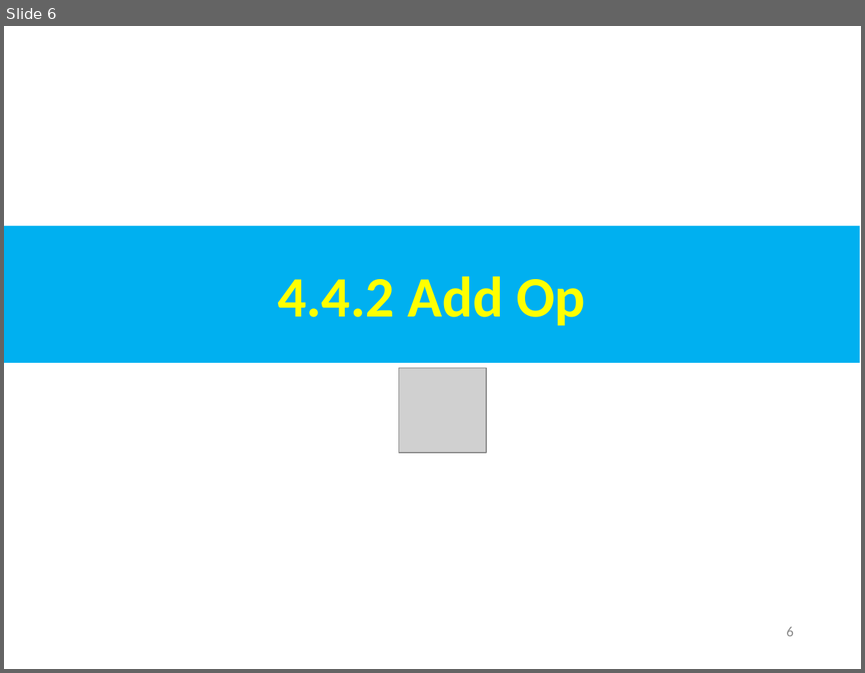
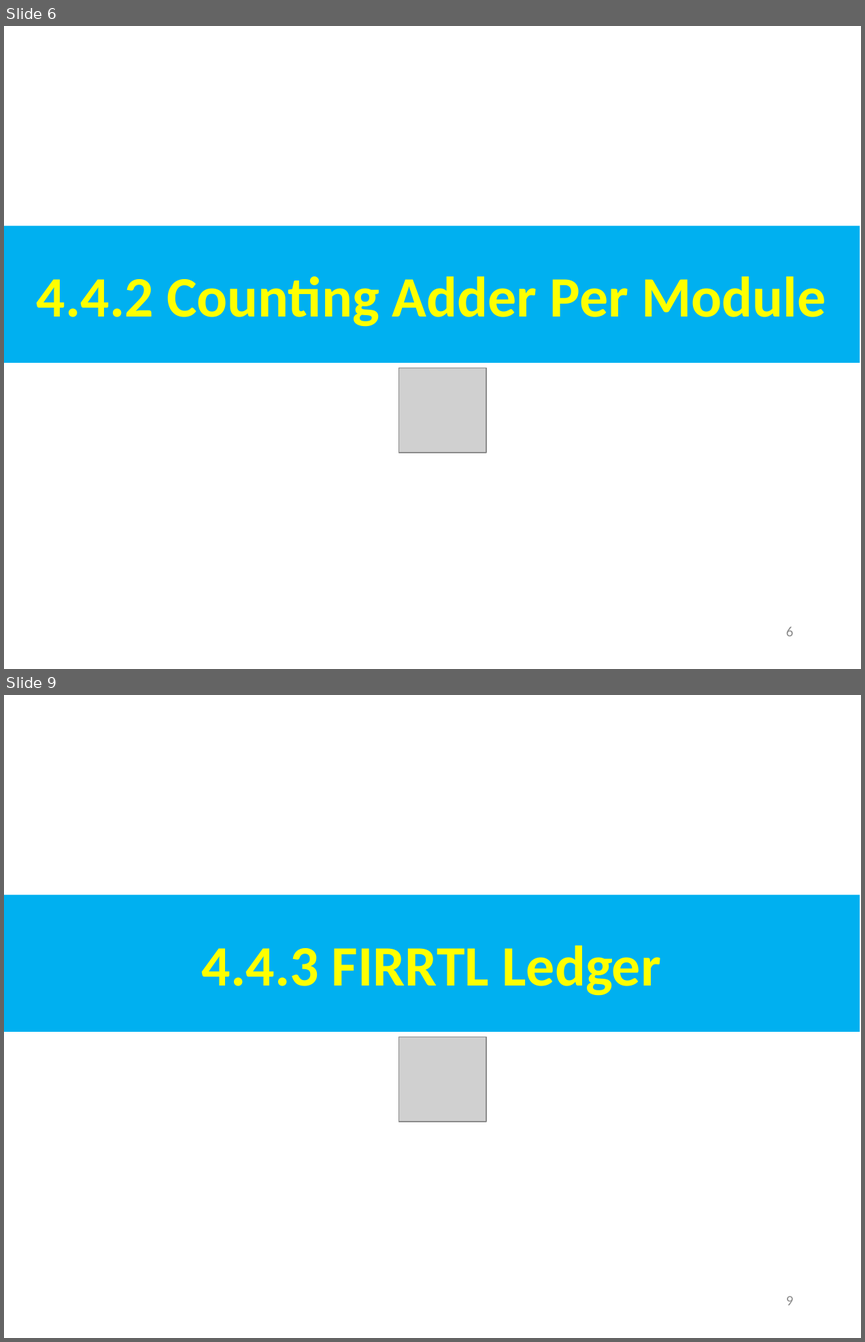
Before and after one commit to peterhchen/AIU_CS800_Chisel, a slide deck: 300_UCB_BC/004.4_Add_Op/000_Video/004.4_Add_Op.ppt. Shown one above the other, each under a label of ours: slide 6 before the commit, slides 6 and 9 after it; the slides between them are not shown. The pictures are 865x673 and 865x1342 pixels, drawn with LibreOffice and Linux fonts; fonts in the diff are those of the drawing; grey boxes stand for pictures. Boxes give left, top, right and bottom in pixels: in the first picture for what was removed or moved away, otherwise in the second. Text is boxed around its words. In the diff, an @@ line names an element or a change of style, - is before the commit and + after.

```diff
--- a/300_UCB_BC/004.4_Add_Op/000_Video/004.4_Add_Op.ppt
+++ b/300_UCB_BC/004.4_Add_Op/000_Video/004.4_Add_Op.ppt
@@ slide 9 added at <box>4,695,861,1338</box>, background #FFFFFF @@
@@ rectangle added at <box>4,895,859,1032</box>, fill #00B0F0, 48 pt, text #FFFF00, bold @@
+4.4.3 FIRRTL Ledger
@@ picture added at <box>399,1037,486,1121</box> @@
@@ page number added at <box>786,1295,793,1305</box>, 12 pt, text #8B8B8B @@
+9
@@ slide 6 changed as well @@
@@ text in rectangle at <box>37,276,825,327</box>: text changed @@
-4.4.2 Add Op
+4.4.2 Counting Adder Per Module
```
Also in this commit, not shown: 1 other slide changed, 7 other slides added.
